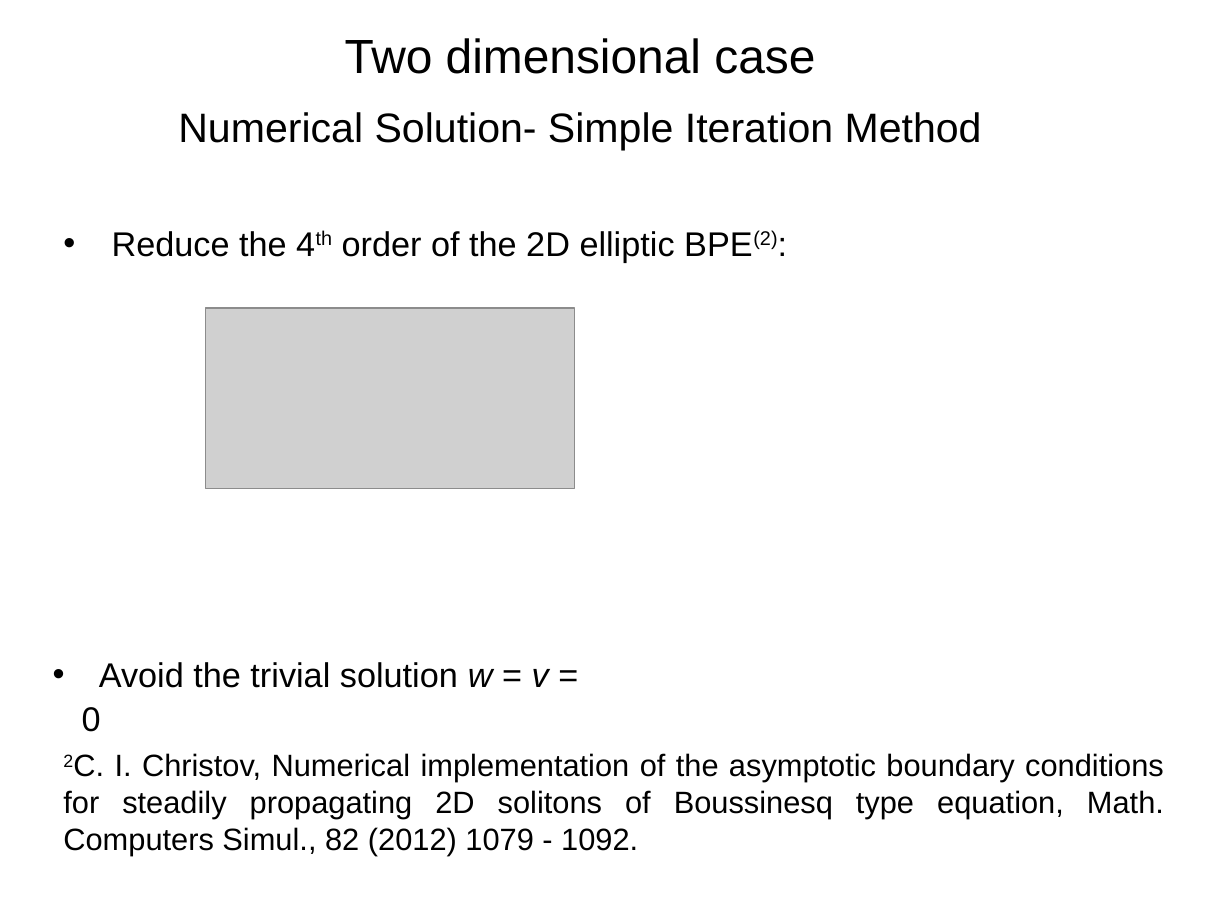
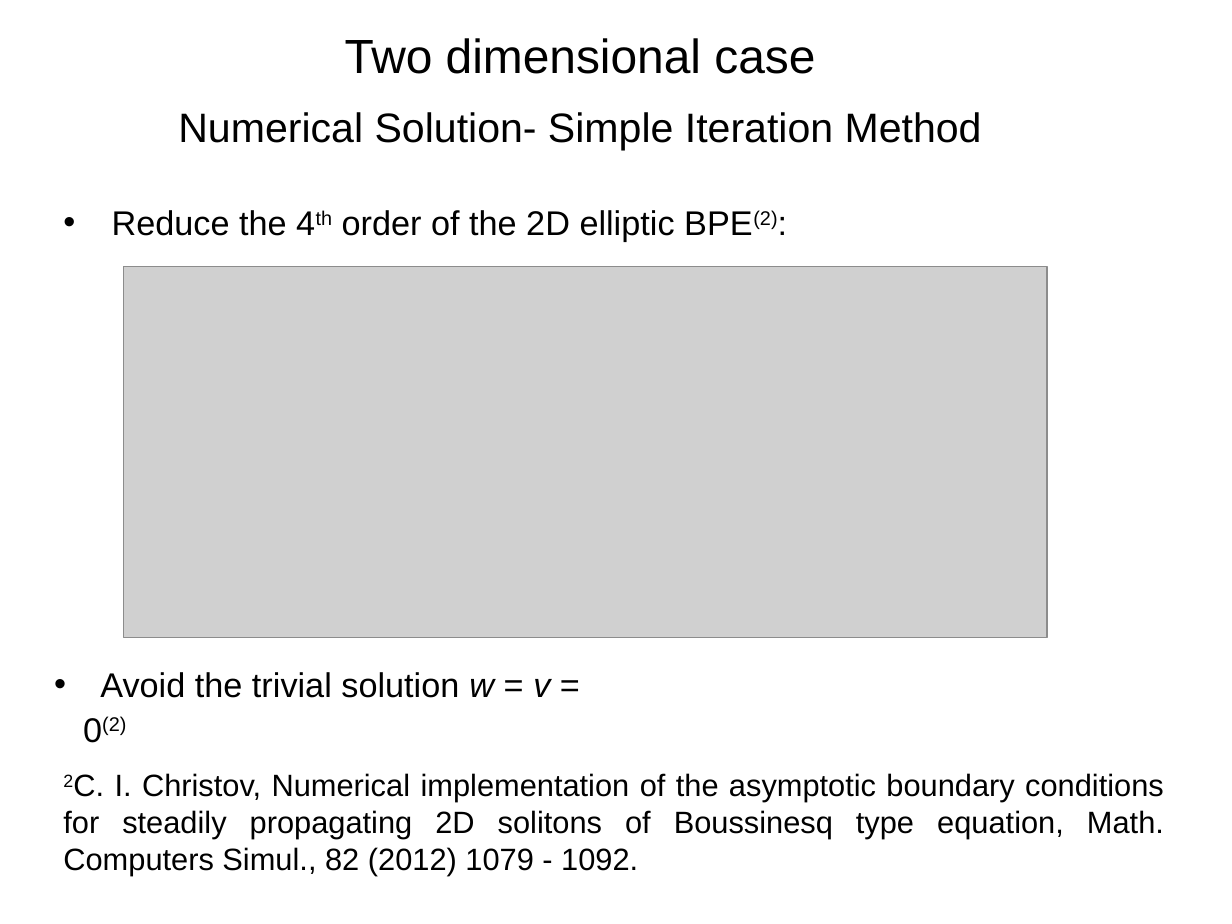
Before and after one commit to CloakMe/Boussinesq, a slide deck: slide 9 of Docu/Presentation Linz/Presentation.ppt (slide 7 before the commit). Drawn at 1232x924 pixels with LibreOffice and Linux fonts; fonts in the diff are those of the drawing; grey boxes stand for pictures. Boxes give left, top, right and bottom in pixels: in the first picture for what was removed or moved away, otherwise in the second. Text is boxed around its words. In the diff, an @@ line names an element or a change of style, - is before the commit and + after.

```diff
--- a/Docu/Presentation Linz/Presentation.ppt
+++ b/Docu/Presentation Linz/Presentation.ppt
@@ text "Reduce the 4th order of ..." moved from (x1=112, y1=230, x2=777, y2=262) to (x1=112, y1=210, x2=777, y2=242) @@
@@ picture resized from (x1=206, y1=308, x2=575, y2=489) to (x1=123, y1=267, x2=1047, y2=638) @@
@@ text at (x1=83, y1=672, x2=550, y2=743): text changed @@
-• Avoid the trivial solution w = v = 0
+• Avoid the trivial solution w = v = 0(2)
@@ text "2C. I. Christov, Numerical implementation ..." moved from (x1=63, y1=753, x2=1164, y2=855) to (x1=63, y1=773, x2=1164, y2=876) @@
```
Also in this commit, not shown: 8 other slides changed, 3 slides added, 1 slide removed.
